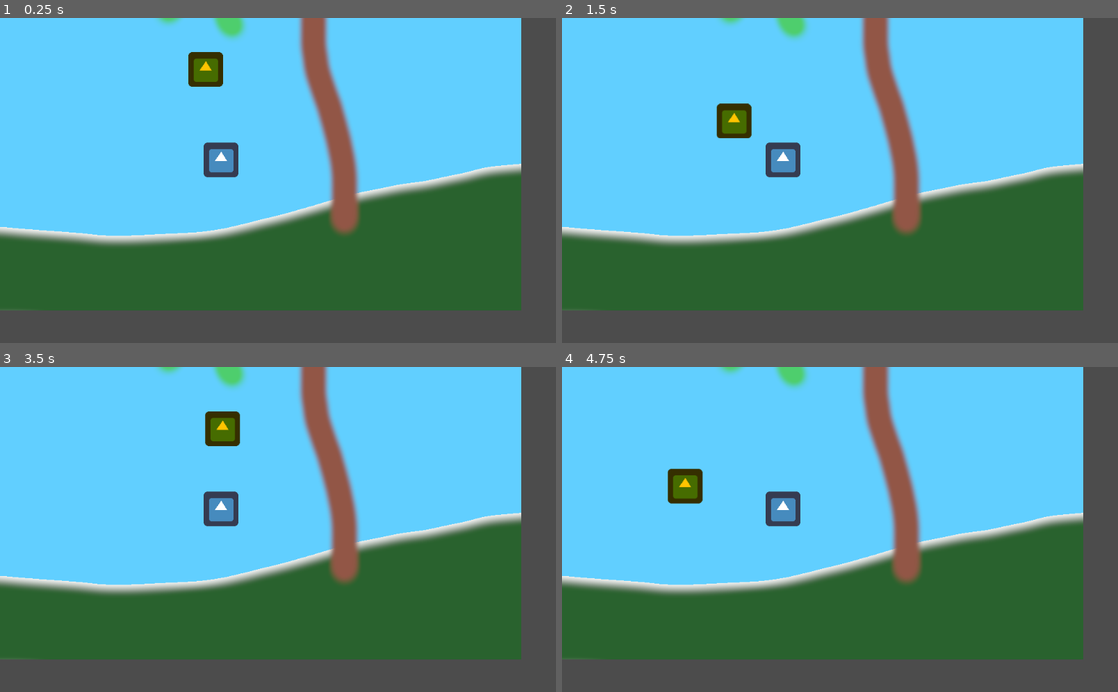
Above: before the commit, frames 1-4 (two rows, left to right).
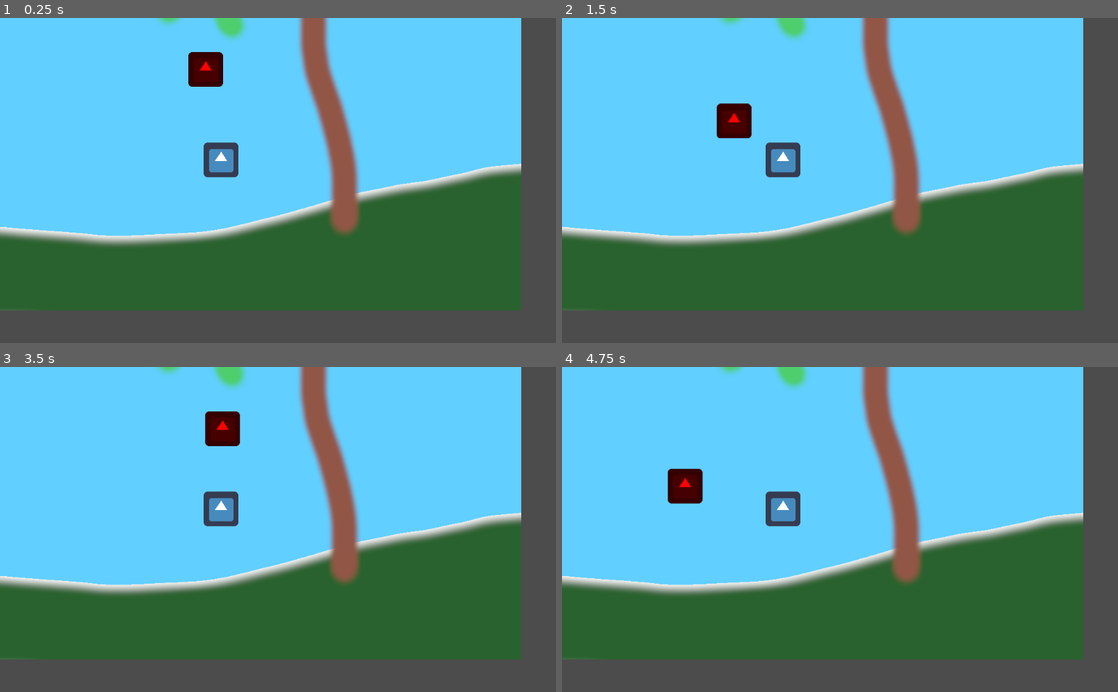
Above: after the commit, the same moments.

Repository: jasonmccollum/godot_github_test
Game: Godot game, scene res://root_scene.tscn
Same seed, same stepped clock (60 frames per second), same inputs: the game is played once before the commit and once after it. The engine's default icon, where the game draws it, is replaced by a stand-in: a white triangle on a blue panel in a dark square.
Inputs:
- Up to frame 1 (0.25 s): no input
- Up to frame 2 (1.5 s): no input
- Up to frame 3 (3.5 s): no input
- Up to frame 4 (4.75 s): no input

The runs differ from the first frame. In frame 1, 0.7% of the frame differs, in the area x 33-41%, y 10-22%; in frame 2, 0.7%, in the area x 27-35%, y 26-37%; in frame 3, 0.7%; in frame 4, 0.7%.

Commit message:
Changing jason_test.tscn color

Diff:
--- a/jason_test.tscn
+++ b/jason_test.tscn
@@ -35,6 +35,6 @@
 anims/default = SubResource( 1 )
 
 [node name="Sprite" type="Sprite" parent="."]
-modulate = Color( 1, 0.772549, 0, 1 )
-position = Vector2( -158.789, 143.839 )
+modulate = Color( 1, 0, 0, 1 )
+position = Vector2( -159.789, 143.839 )
 texture = ExtResource( 1 )
